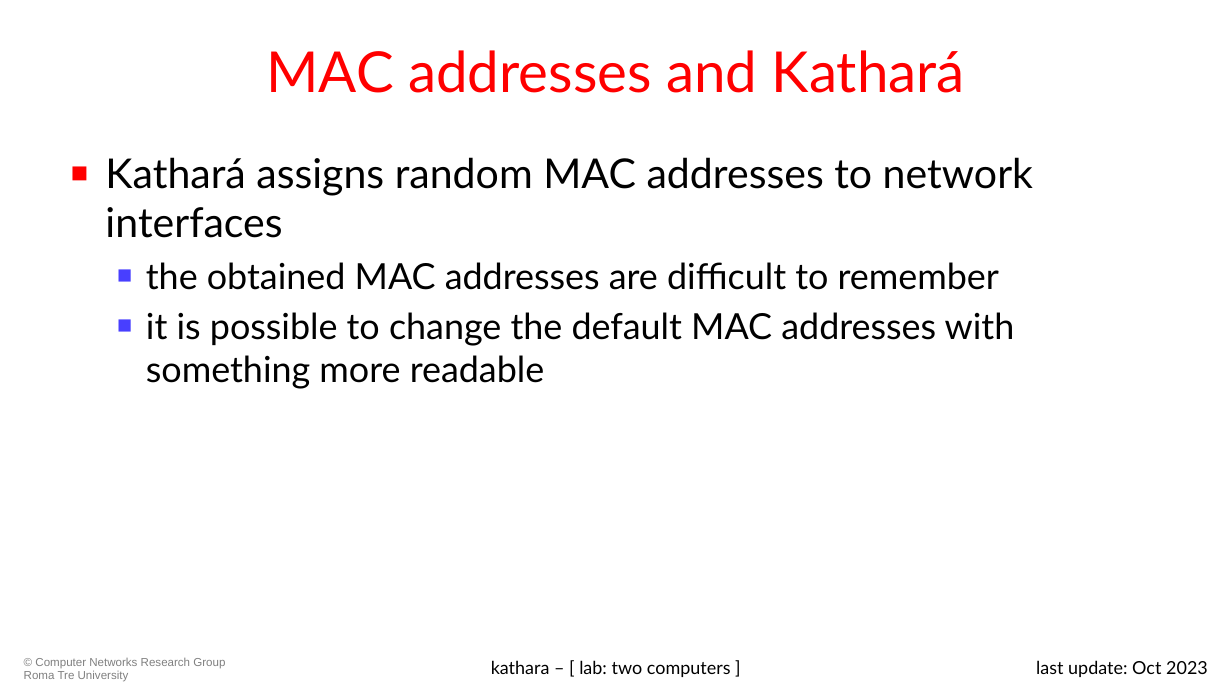
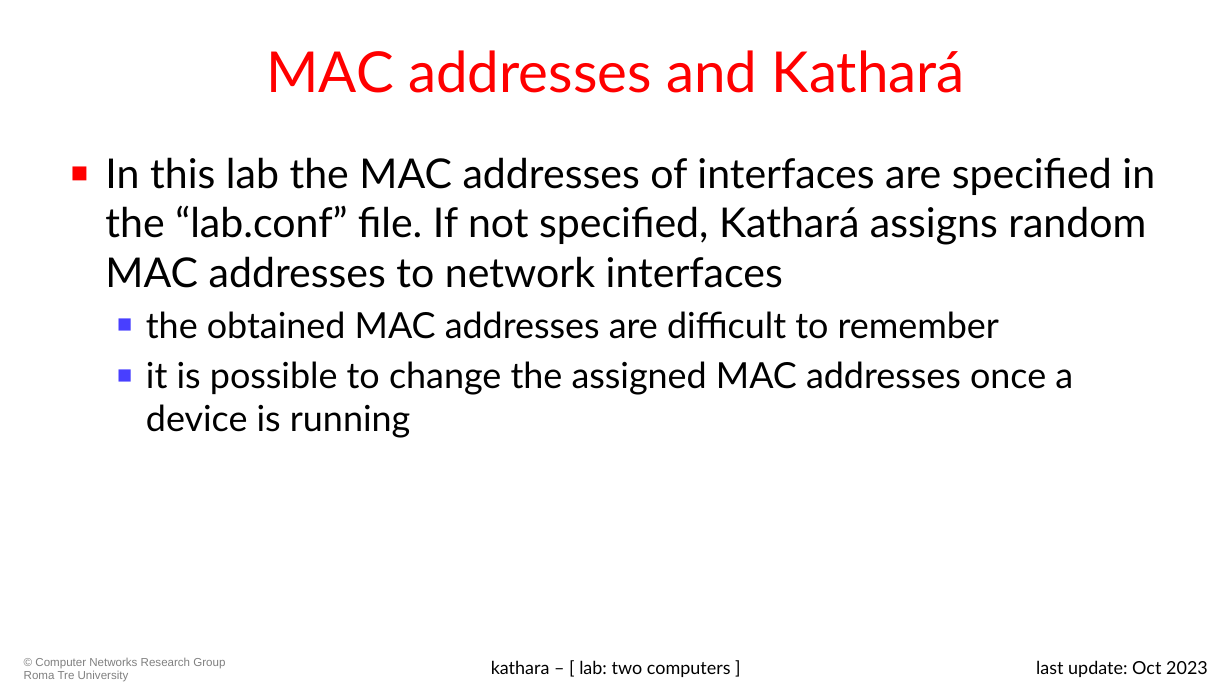
Before and after one commit to KatharaFramework/Kathara-Labs, a slide deck: slide 6 of main-labs/basic-topics/two-computers/0105-kathara-lab_two-computers.pptx (slide 9 before the commit). Drawn at 1232x693 pixels with LibreOffice and Linux fonts; fonts in the diff are those of the drawing; background and template pictures are left out. Boxes give left, top, right and bottom in pixels: in the first picture for what was removed or moved away, otherwise in the second. Text is boxed around its words. In the diff, an @@ line names an element or a change of style, - is before the commit and + after.

Commit message:
Set MAC addresses in the `lab.conf` (two-computers)

```diff
--- a/main-labs/basic-topics/two-computers/0105-kathara-lab_two-computers.pptx
+++ b/main-labs/basic-topics/two-computers/0105-kathara-lab_two-computers.pptx
@@ text at bbox=[105, 157, 1155, 288]: text changed @@
-■ Kathará assigns random MAC addresses to network interfaces
+■ In this lab the MAC addresses of interfaces are specified in the “lab.conf” file. If not specified, Kathará assigns random MAC addresses to network interfaces
@@ text at bbox=[146, 361, 1073, 438]: text changed @@
-  ■ it is possible to change the default MAC addresses with something more readable
+  ■ it is possible to change the assigned MAC addresses once a device is running
```
Also in this commit, not shown: 3 other slides changed, 1 slide added, 4 other files.
